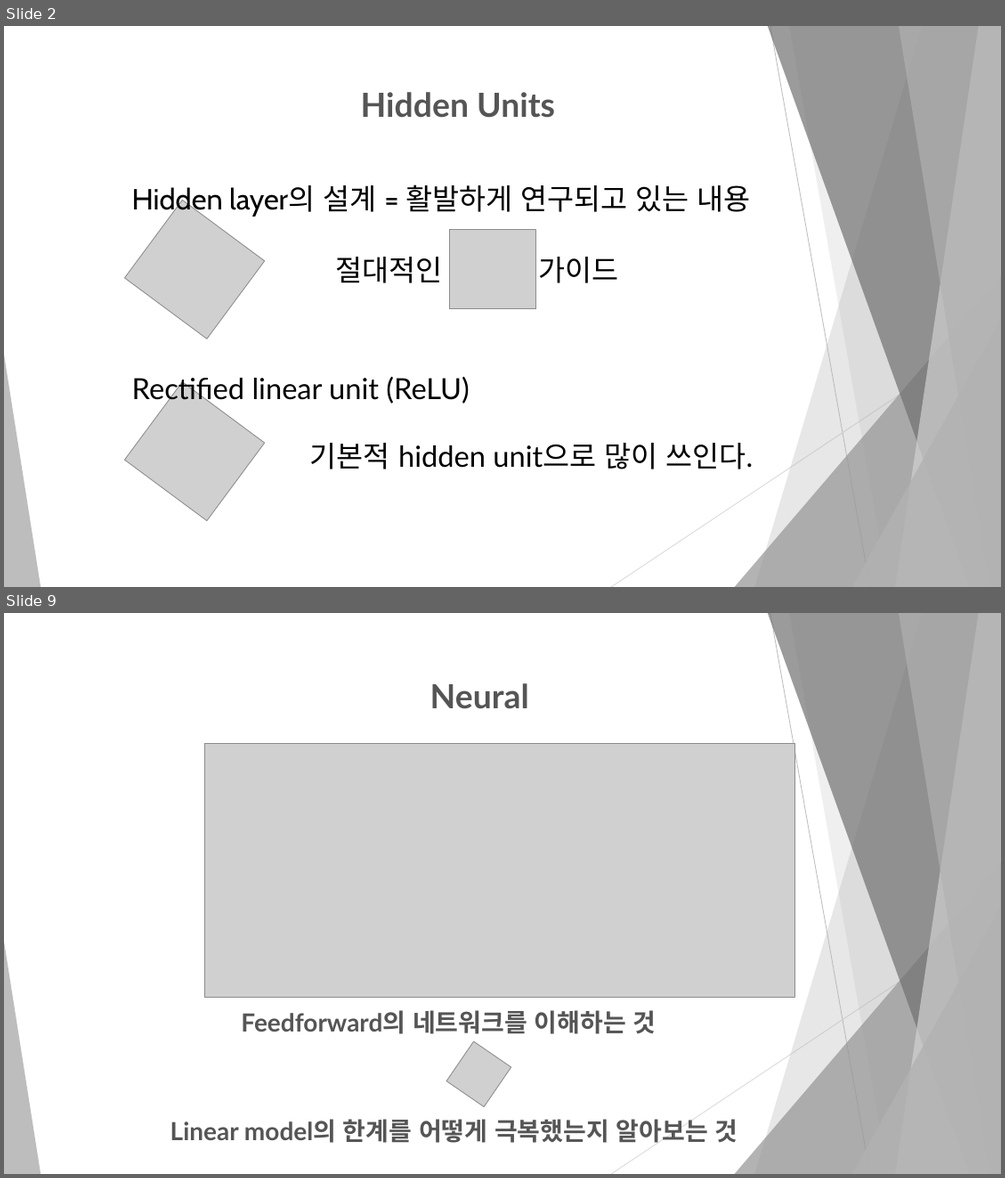
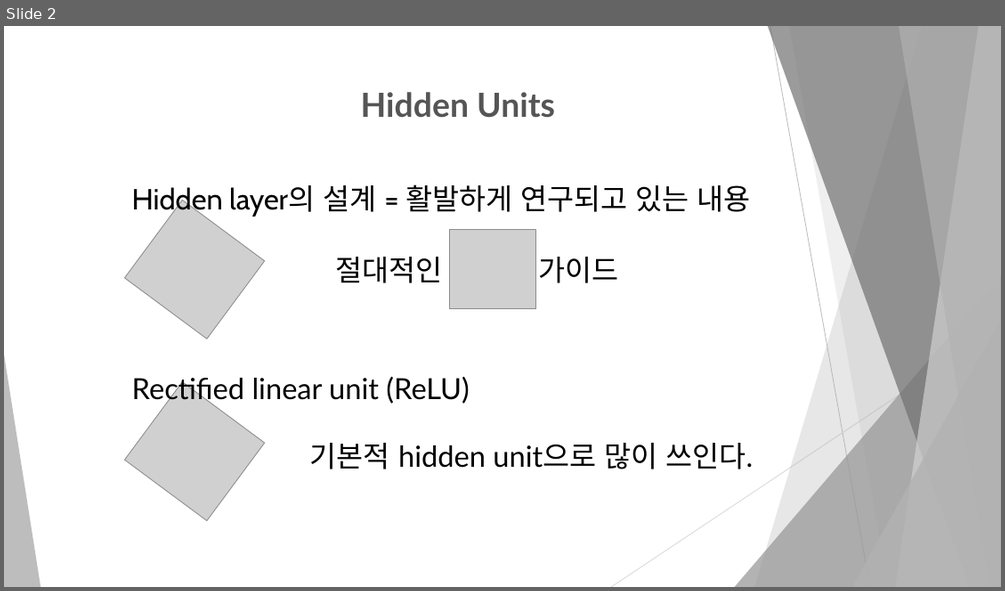
Before and after one commit to dbswl067/Machine-learning, a slide deck: 발표 자료/6.3 Hidden Units.pptx. Shown one above the other, each under a label of ours: slides 2 and 9 before the commit, slide 2 after it; the slides between them are not shown. The pictures are 1005x1178 and 1005x591 pixels, drawn with LibreOffice and Linux fonts; fonts in the diff are those of the drawing; grey boxes stand for pictures. Boxes give left, top, right and bottom in pixels: in the first picture for what was removed or moved away, otherwise in the second. Text is boxed around its words. In the diff, an @@ line names an element or a change of style, - is before the commit and + after.

```diff
--- a/발표 자료/6.3 Hidden Units.pptx
+++ b/발표 자료/6.3 Hidden Units.pptx
@@ slide 9 removed at [4, 613, 1001, 1174], background #FFFFFF; not listed: 10 template elements that a slide beside it also shows @@
@@ text removed at [430, 683, 529, 709] @@
-Neural
@@ picture removed at [204, 743, 795, 997] @@
@@ text removed at [241, 1010, 656, 1034] @@
-Feedforward의 네트워크를 이해하는 것
@@ picture removed at [446, 1041, 511, 1107] @@
@@ text removed at [170, 1119, 738, 1143] @@
-Linear model의 한계를 어떻게 극복했는지 알아보는 것
```
Also in this commit, not shown: 12 slides added, 6 other slides removed, 1 other file.
